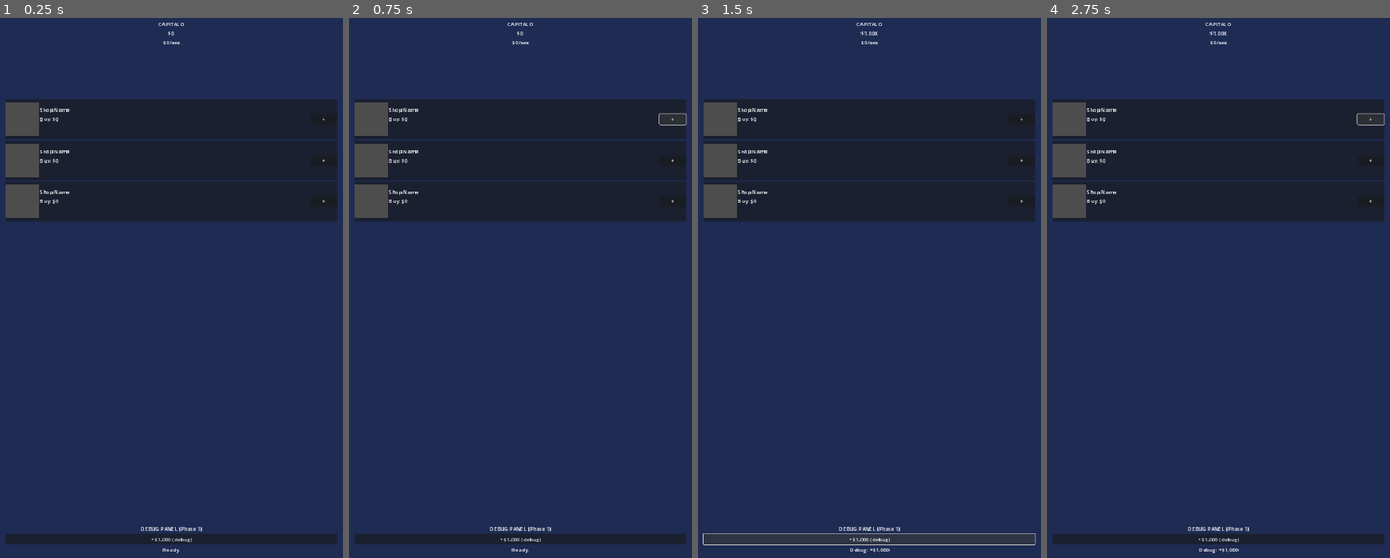
Above: before the commit, frames 1-4 (left to right).
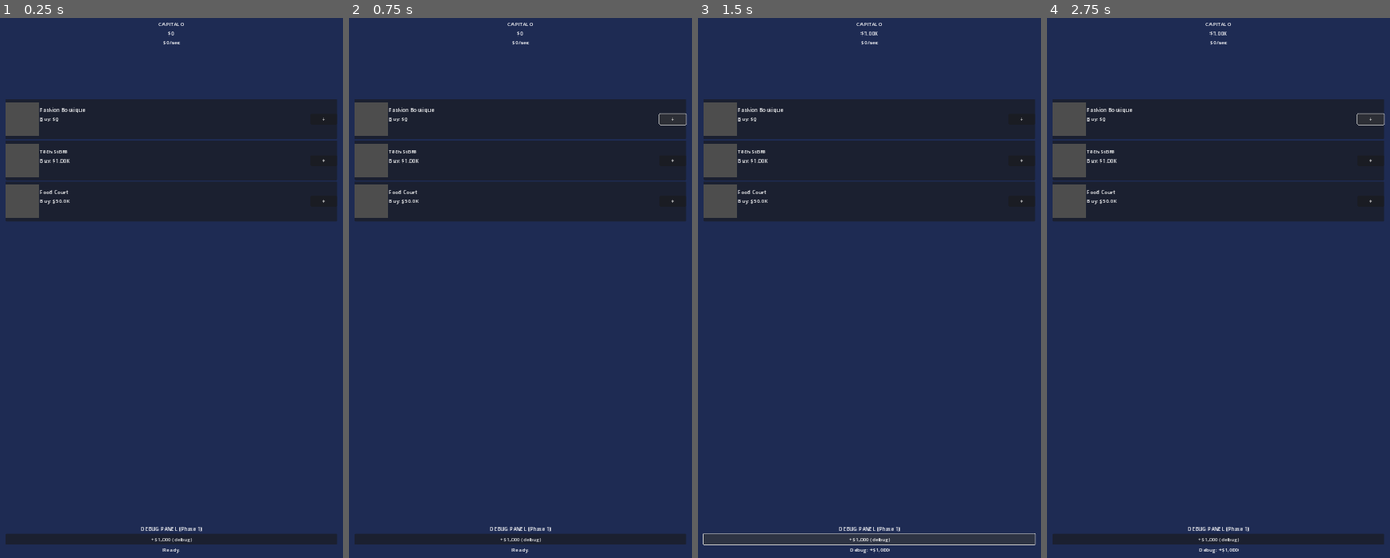
Above: after the commit, the same moments.

Repository: arianos11/Capitalo
Game: Godot game, scene res://scenes/main/Main.tscn
Two runs of this game, one before a commit and one after it. Both use one fixed random seed, a clock stepped at 60 frames per second and the inputs below.
Inputs:
- Up to frame 1 (0.25 s): no input
- Up to frame 2 (0.75 s): click "+" at 0.5 s
- Up to frame 3 (1.5 s): click "+$1,000 (debug)" at 1.25 s
- Up to frame 4 (2.75 s): click "+" at 2 s

The runs differ from the first frame. In frame 1, 0.2% of the frame differs, in the area x 11-25%, y 16-35%; in frame 2, 0.2%; in frame 3, 0.2%; in frame 4, 0.2%.
Error before the commit: Invalid assignment of property or key 'text' with value of type 'String' on a base object of type 'Nil'. (res://scenes/city/ShopSlot.gd:53)

Commit message:
test(cityview): all 6 tests passing
Fix @onready init order: add_child(slot) must precede slot.setup() so
_ready() populates @onready vars before setup() writes to them.
Final CityViewTest extends SceneTree with preloaded SignalSpy — 16/16
assertions green, zero boot errors.

Co-Authored-By: Claude Sonnet 4.6 <noreply@anthropic.com>

Diff:
--- a/scenes/city/CityView.gd
+++ b/scenes/city/CityView.gd
@@ -10,7 +10,7 @@
 const SHOP_SLOT_SCENE := preload("res://scenes/city/ShopSlot.tscn")
 const PHASE_1_SHOP_COUNT := 3
 
-## shop_id → ShopSlot node
+## shop_id → ShopSlot node (typed as Node to avoid class_name scope issues)
 var _slots: Dictionary = {}
 
 
@@ -27,8 +27,8 @@
 		EventBus.shop_upgraded.disconnect(_on_shop_upgraded)
 
 
-## Returns the ShopSlot for the given shop_id, or null if not found.
-func get_slot(shop_id: String) -> ShopSlot:
+## Returns the ShopSlot node for the given shop_id, or null if not found.
+func get_slot(shop_id: String) -> Node:
 	return _slots.get(shop_id, null)
 
 
@@ -49,20 +49,19 @@
 
 
 func _create_slot(shop_data: Dictionary) -> void:
-	var slot := SHOP_SLOT_SCENE.instantiate() as ShopSlot
+	var slot = SHOP_SLOT_SCENE.instantiate()
+	add_child(slot)  # _ready() runs here → @onready vars initialised before setup()
 	var shop_id: String = shop_data.get("id", "")
 	var is_owned: bool = GameState.has_shop(shop_id)
 	var level: int = GameState.get_shop_level(shop_id)
 	var ips: BigNumber = EconomyManager.calculate_shop_income(shop_id) if is_owned \
 			else BigNumber.from_float(0.0)
-
 	slot.setup(shop_data, is_owned, level, ips)
-	add_child(slot)
 	_slots[shop_id] = slot
 
 
 func _on_shop_purchased(shop_id: String) -> void:
-	var slot := get_slot(shop_id)
+	var slot = get_slot(shop_id)
 	if slot == null:
 		return
 	var level := GameState.get_shop_level(shop_id)
@@ -71,7 +70,7 @@
 
 
 func _on_shop_upgraded(shop_id: String, new_level: int) -> void:
-	var slot := get_slot(shop_id)
+	var slot = get_slot(shop_id)
 	if slot == null:
 		return
 	var ips := EconomyManager.calculate_shop_income(shop_id)
--- a/tests/CityViewTest.gd
+++ b/tests/CityViewTest.gd
@@ -2,28 +2,35 @@
 ## Tests for CityView scene: slot rendering, tap signals, EventBus subscription.
 ## Run: godot --headless --path . --script tests/CityViewTest.gd
 ##
-## Tests:
-##   1. test_loads_3_shop_slots     — CityView has 3 phase_1 ShopSlot children
-##   2. test_slot_empty_state       — Fashion slot shows "Buy: $0" when not owned
-##   3. test_slot_owned_state       — Fashion slot shows "Lvl 5" when owned at level 5
-##   4. test_tap_emits_signal_empty — Tapping empty slot emits shop_slot_tapped(id, "empty")
-##   5. test_tap_emits_signal_owned — Tapping owned slot emits shop_slot_tapped(id, "owned")
-##   6. test_subscribes_shop_purchased — shop_purchased signal flips slot to owned
-
-extends Node
+## extends SceneTree: script IS the main loop, await process_frame works,
+## autoloads are available in _initialize() via get_root().get_node("...").
+
+extends SceneTree
+
+const _SignalSpy := preload("res://tests/_helpers/SignalSpy.gd")
+
+## Cached autoload refs — set in _initialize().
+var _gs   # GameState
+var _eb   # EventBus
 
 var passed: int = 0
 var failed: int = 0
 var failures: Array[String] = []
 
 
-func _ready() -> void:
+func _initialize() -> void:
+	_gs = get_root().get_node_or_null("GameState")
+	_eb = get_root().get_node_or_null("EventBus")
+	if _gs == null or _eb == null:
+		push_error("[CityViewTest] Autoloads not found — run with --path .")
+		quit(1)
+		return
 	print("[CityViewTest] Starting 6 tests...")
-	_run_tests()
+	_run_tests()  # fire-and-forget async coroutine
 
 
 func _run_tests() -> void:
-	await get_tree().process_frame
+	await process_frame  # wait for tree to settle
 
 	await _test_loads_3_shop_slots()
 	await _test_slot_empty_state()
@@ -33,7 +40,7 @@
 	await _test_subscribes_shop_purchased()
 
 	_print_results()
-	get_tree().quit(1 if failed > 0 else 0)
+	quit(1 if failed > 0 else 0)
 
 
 # ==========================================================================
@@ -60,18 +67,18 @@
 		_assert(false, "CityView.tscn loads from res://")
 		return null
 	var cv = packed.instantiate()
-	add_child(cv)
+	get_root().add_child(cv)  # _ready() called synchronously
 	return cv
 
 
 func _free_node(n: Node) -> void:
 	if n and is_instance_valid(n):
 		n.queue_free()
-	await get_tree().process_frame
+	await process_frame
 
 
 func _reset_state() -> void:
-	GameState.shops.clear()
+	_gs.shops.clear()
 
 
 # ==========================================================================
@@ -110,7 +117,7 @@
 
 func _test_slot_owned_state() -> void:
 	_reset_state()
-	GameState.shops["fashion"] = {
+	_gs.shops["fashion"] = {
 		"level": 5,
 		"specialization": "",
 		"manager_id": "",
@@ -121,7 +128,7 @@
 		_reset_state()
 		return
 	var fashion_slot = cv.call("get_slot", "fashion")
-	_assert(fashion_slot != null, "test_slot_owned_state: fashion slot exists in _slots dict")
+	_assert(fashion_slot != null, "test_slot_owned_state: fashion slot in _slots dict")
 	if fashion_slot:
 		var level_label = fashion_slot.get_node_or_null("HBox/InfoBox/LevelLabel") as Label
 		_assert(level_label != null, "test_slot_owned_state: LevelLabel exists")
@@ -139,8 +146,8 @@
 	var cv = _make_cv()
 	if cv == null:
 		return
-	var spy = SignalSpy.new()
-	EventBus.shop_slot_tapped.connect(spy.on_2)
+	var spy = _SignalSpy.new()
+	_eb.shop_slot_tapped.connect(spy.on_2)
 
 	var fashion_slot = cv.call("get_slot", "fashion")
 	_assert(fashion_slot != null, "test_tap_emits_signal_empty: fashion slot found")
@@ -152,13 +159,13 @@
 			"test_tap_emits_signal_empty: args=%s expected ['fashion','empty']" % str(spy.last_args)
 		)
 
-	EventBus.shop_slot_tapped.disconnect(spy.on_2)
+	_eb.shop_slot_tapped.disconnect(spy.on_2)
 	await _free_node(cv)
 
 
 func _test_tap_emits_signal_owned() -> void:
 	_reset_state()
-	GameState.shops["fashion"] = {
+	_gs.shops["fashion"] = {
 		"level": 1,
 		"specialization": "",
 		"manager_id": "",
@@ -168,8 +175,8 @@
 	if cv == null:
 		_reset_state()
 		return
-	var spy = SignalSpy.new()
-	EventBus.shop_slot_tapped.connect(spy.on_2)
+	var spy = _SignalSpy.new()
+	_eb.shop_slot_tapped.connect(spy.on_2)
 
 	var fashion_slot = cv.call("get_slot", "fashion")
 	_assert(fashion_slot != null, "test_tap_emits_signal_owned: fashion slot found")
@@ -181,7 +188,7 @@
 			"test_tap_emits_signal_owned: args=%s expected ['fashion','owned']" % str(spy.last_args)
 		)
 
-	EventBus.shop_slot_tapped.disconnect(spy.on_2)
+	_eb.shop_slot_tapped.disconnect(spy.on_2)
 	await _free_node(cv)
 	_reset_state()
 
@@ -199,12 +206,12 @@
 			"test_subscribes_shop_purchased: initially empty"
 		)
 		# purchase_shop emits shop_purchased synchronously → CityView._on_shop_purchased runs
-		GameState.purchase_shop("fashion")
+		_gs.purchase_shop("fashion")
 		_assert(
 			fashion_slot.call("is_owned"),
 			"test_subscribes_shop_purchased: owned after shop_purchased signal"
 		)
-		GameState.shops.clear()
+		_gs.shops.clear()
 
 	await _free_node(cv)
 
